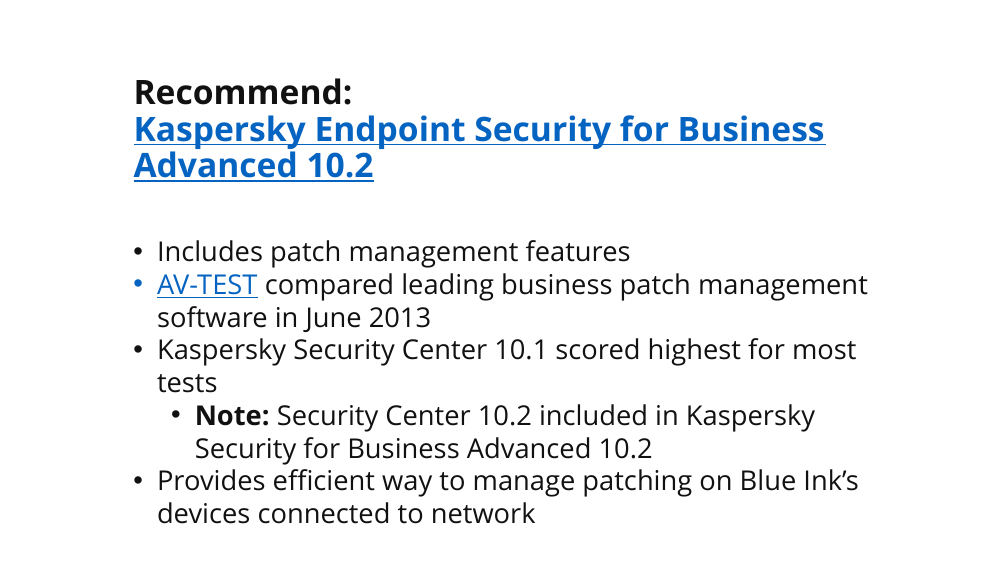
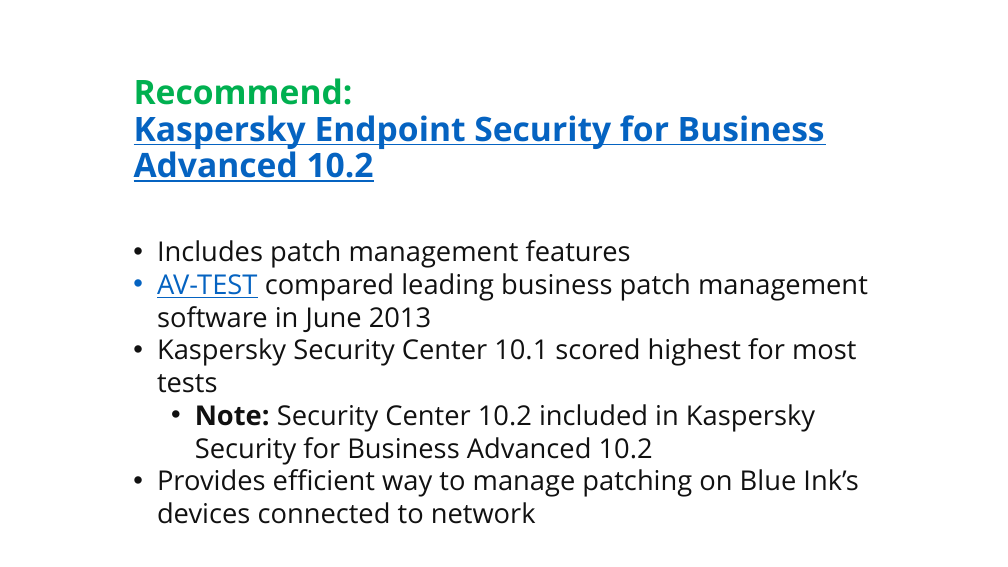
Before and after one commit to martymcflywa/ecu, a slide deck: slide 11 of year_1/sem_2/CSI1101_computer_security/0b_assignment_2_[22MAY15_0900]/dev/CSI1101_PONCE_A2_v03.pptx. Drawn at 1008x567 pixels with LibreOffice and Linux fonts; fonts in the diff are those of the drawing. Boxes give left, top, right and bottom in pixels: in the first picture for what was removed or moved away, otherwise in the second. Text is boxed around its words. In the diff, an @@ line names an element or a change of style, - is before the commit and + after.

```diff
--- a/year_1/sem_2/CSI1101_computer_security/0b_assignment_2_[22MAY15_0900]/dev/CSI1101_PONCE_A2_v03.pptx
+++ b/year_1/sem_2/CSI1101_computer_security/0b_assignment_2_[22MAY15_0900]/dev/CSI1101_PONCE_A2_v03.pptx
@@ title "Recommend: Kaspersky Endpoint Security for ..." at (134, 78, 825, 182): text colour #111111 to #00B050 in "Recommend:" @@
```
Also in this commit, not shown: 9 other slides changed, 1 slide added.
